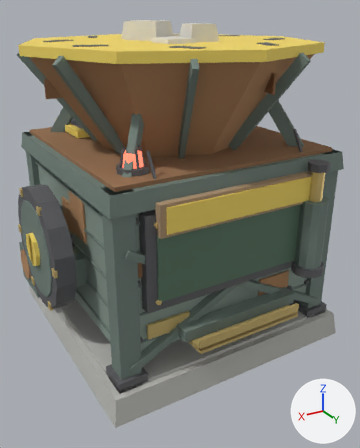
One commit to the Blender file assets/world/src/cash_hopper.blend: the scene before it, then after it.
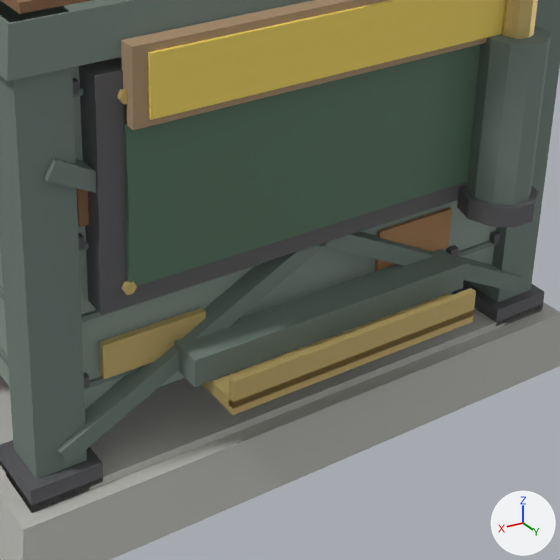
Each version is shown whole from a 50 mm camera at (1.8, 3.14, 2.35) aimed at (-0.02, 0.1, 0.83), then close up on the part from 30% to 92% of the width and 42% to 92% of the height. Every picture has the same lights, and +X, +Y and +Z are marked at lower right. The older version's two pictures come first.

The scene before the commit, as lines of its bpy script (objects in view):
```python
me_body_hopbrass = bpy.data.meshes.new('Body_HopBrass')
me_body_hopbrass.from_pydata(...)  # a box spanning x 0.25..0.35, y -0.88..-0.85, z 0.73..0.77; a 6-sided cylinder along y spanning x -0.62..-0.58, y 0.88..0.9, z 0.73..0.77; a 6-sided cylinder along y spanning x -0.62..-0.58, y 0.88..0.9, z 1.23..1.27; a 6-sided cylinder along y spanning x 0.58..0.62, y 0.88..0.9, z 0.73..0.77; a 6-sided cylinder along y spanning x 0.58..0.62, y 0.88..0.9, z 1.23..1.27; a box spanning x 0.35..0.65, y 0.82..0.84, z 0.47..0.57; a box spanning x -0.4..0.4, y 0.85..1.05, z 0.4..0.44; a box spanning x -0.4..0.4, y 1.03..1.05, z 0.42..0.5
me_body_hopbrass.materials.append(mat_hopbrass)
me_body_hopconcrete = bpy.data.meshes.new('Body_HopConcrete')
me_body_hopconcrete.from_pydata(...)  # 16 vertices, 12 faces; spans x -0.95..0.95, y -0.95..0.95, z 0.0..0.2
me_body_hopconcrete.materials.append(mat_hopconcrete)
me_body_hopiron = bpy.data.meshes.new('Body_HopIron')
me_body_hopiron.from_pydata(...)  # 620 vertices, 458 faces; spans x -0.88..1.03, y -1.13..0.88, z 0.0..1.62
me_body_hopiron.materials.append(mat_hopiron)
ob_body_hopbrass = bpy.data.objects.new('Body_HopBrass', me_body_hopbrass)
ob_body_hopbrass.parent = ob_body
ob_body_hopbrass.location = (0.0, 0.0, 0.0)
ob_body_hopconcrete = bpy.data.objects.new('Body_HopConcrete', me_body_hopconcrete)
ob_body_hopconcrete.parent = ob_body
ob_body_hopconcrete.location = (0.0, 0.0, 0.0)
ob_body_hopiron = bpy.data.objects.new('Body_HopIron', me_body_hopiron)
ob_body_hopiron.parent = ob_body
ob_body_hopiron.location = (0.0, 0.0, 0.0)
# also in view: 'Body_HopYellow' at (0.0, 0.93, 1.28); 'Cylinder_HopIron' at (-0.55, 0.95, 0.7); 'Body_HopSteelDk' at (0.09, -0.15, 1.08); 'Body_HopRust' at (0.12, 0.0, 0.92); 'Body_HopRustDk' at (0.0, 0.0, 0.98)
```
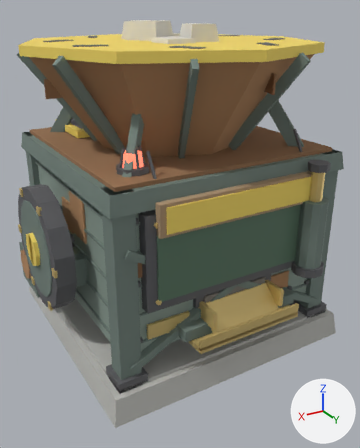
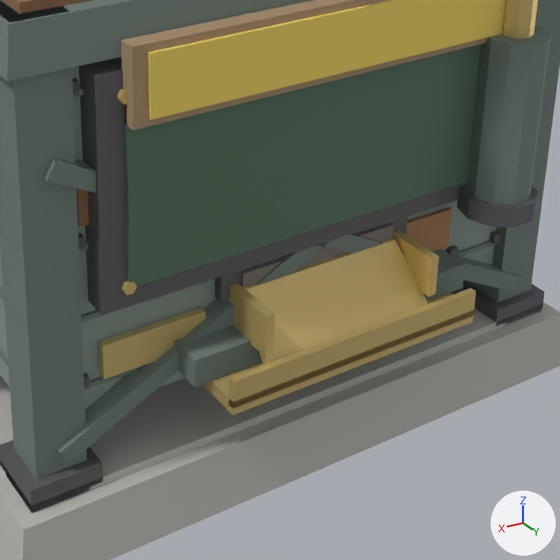
Location of each change, (x1, y1, x2, y2) in pixels of the close-ups (560 x 560 px):
part 1 of me_body_hopiron, added (mostly hidden): after (215, 216, 408, 302)
part 2 of me_body_hopbrass, added (brown): after (393, 230, 439, 297)
part 3 of me_body_hopbrass, added (yellow): after (229, 283, 275, 357)
part 4 of me_body_hopbrass, added (yellow): after (244, 238, 428, 365)
'Body_HopStain', unchanged, uncovered by the edit: after (241, 223, 394, 288)

Edits to the bpy script that builds the scene:
```text
Change me_body_hopiron:
    used by ob_body_hopiron; parent = ob_body; location = (0.0, 0.0, 0.0)
    remove me_body_hopiron.from_pydata(...)  # 620 vertices, 458 faces; spans x -0.88..1.03, y -1.13..0.88, z 0.0..1.62
    add me_body_hopiron.from_pydata(...)  # 636 vertices, 470 faces; spans x -0.88..1.03, y -1.13..0.88, z 0.0..1.62
    me_body_hopiron part 1: a new loose piece, a box spanning x -0.31..0.31, y 0.82..0.85, z 0.59..0.69, in mat_hopiron
    other edits to the shape of me_body_hopiron do not show in these pictures
Change me_body_hopbrass:
    used by ob_body_hopbrass; parent = ob_body; location = (0.0, 0.0, 0.0)
    verts and faces of me_body_hopbrass; kept vertices keep their numbers, new ones are numbered from 80
    remove me_body_hopbrass.from_pydata(...)  # 80 vertices, 56 faces; spans x -0.62..0.65, y -0.88..1.05, z 0.4..1.27
    add me_body_hopbrass.from_pydata(...)  # 104 vertices, 74 faces; spans x -0.62..0.65, y -0.88..1.05, z 0.4..1.27
    me_body_hopbrass part 2: a new loose piece, a box spanning x -0.282..-0.257, y 0.845..1.015, z 0.51..0.63, in mat_hopbrass
    me_body_hopbrass part 3: a new loose piece, a box spanning x 0.257..0.282, y 0.845..1.015, z 0.51..0.63, in mat_hopbrass
    me_body_hopbrass part 4
    add verts[80] = (0.25, 0.85, 0.62)  # pixel (239, 285)
    add verts[81] = (-0.25, 0.85, 0.62)
    add verts[82] = (0.27, 0.99, 0.47)  # pixel (262, 363)
    add verts[83] = (-0.27, 0.99, 0.47)
    add for new, old in zip([*range(84, 88)], [*range(80, 84)]): verts[new] = verts[old] + (0.0, 0.02, 0.0)
    add faces += [(80, 84, 85, 81), (82, 83, 87, 86), (84, 86, 87, 85), (80, 82, 86, 84), (80, 81, 83, 82), (81, 85, 87, 83)]
```
